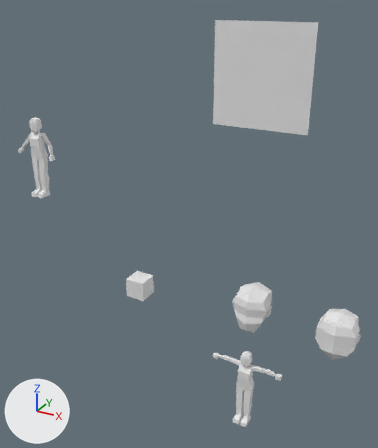
An edit to the glTF model template_psx_charter.glb, drawn before and after from the same camera.
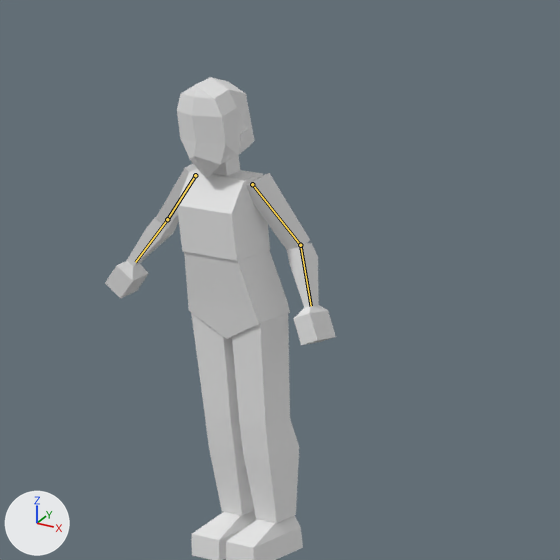
Old and new are each drawn whole from a camera (50 mm lens) standing at (9.74, -9.65, 4.85) and looking at (4.17, 0.47, -0.21) and again close up on the part from 0% to 25% of the width and 23% to 44% of the height. The axes (+X, +Y, +Z) are drawn at lower left. The lights are the same throughout. Both versions are drawn at frame 16 of the action 'slash arms'; the numbers are the values there. The bones that change are drawn over the model as lines in the close-ups.
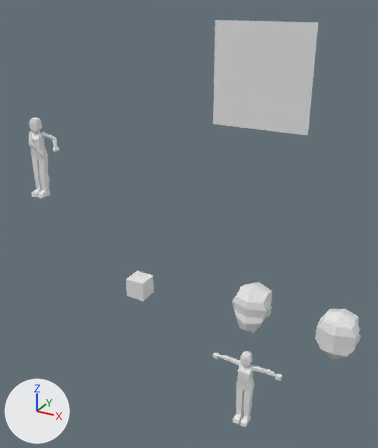
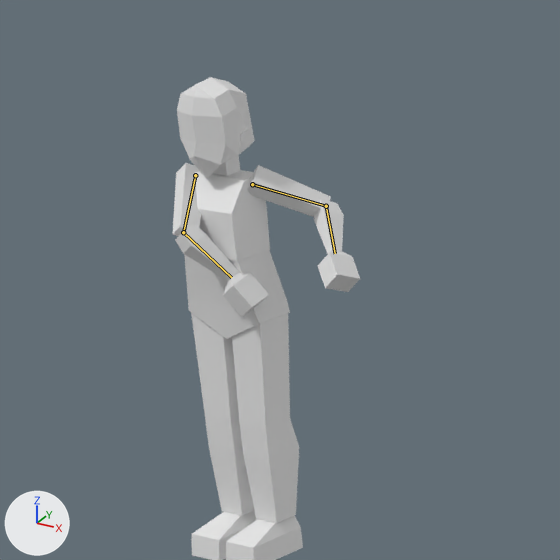
Changed parts and their boxes [x1, y1, x2, y2] in the close-ups (560 x 560 px):
'Cube.010', posed (31% wider, 32% shorter): before [246, 173, 310, 250]; after [247, 165, 331, 217]
'Cube.011', posed (17% shorter): before [287, 243, 319, 308]; after [313, 200, 344, 254]
'Cube.014', posed: before [126, 217, 178, 266]; after [175, 224, 239, 281]
'Cube.012', posed (7% taller): before [293, 305, 336, 345]; after [318, 249, 360, 292]
'Cube.015', posed: before [105, 261, 149, 298]; after [223, 272, 269, 317]
'Cube.013', posed: before [156, 164, 197, 229]; after [173, 163, 201, 236]
bone 'upper_arm.L', root to tip: before (252, 184) to (300, 245); after (252, 184) to (326, 206)
bone 'forearm.L', root to tip: before (300, 245) to (311, 306); after (326, 206) to (335, 253)
bone 'upper_arm.R', root to tip: before (195, 175) to (167, 219); after (195, 175) to (183, 232)
bone 'forearm.R', root to tip: before (167, 219) to (135, 262); after (183, 232) to (231, 277)

The change in detail:
Bone 'upper_arm.L' (bone_upper_arm_l) turns from (-20, 10, -69) to (-43, 15, -46) degrees about its own x, y and z.
Bone 'forearm.L' (bone_forearm_l) turns from (20, -3, 0) to (65, -9, -5) degrees about its own x, y and z.
Bone 'upper_arm.R' (bone_upper_arm_r) turns from (2, -19, 45) to (140, 7, -50) degrees about its own x, y and z.
Bone 'forearm.R' (bone_forearm_r) turns from (-1, 4, 0) to (48, 3, 4) degrees about its own x, y and z.
